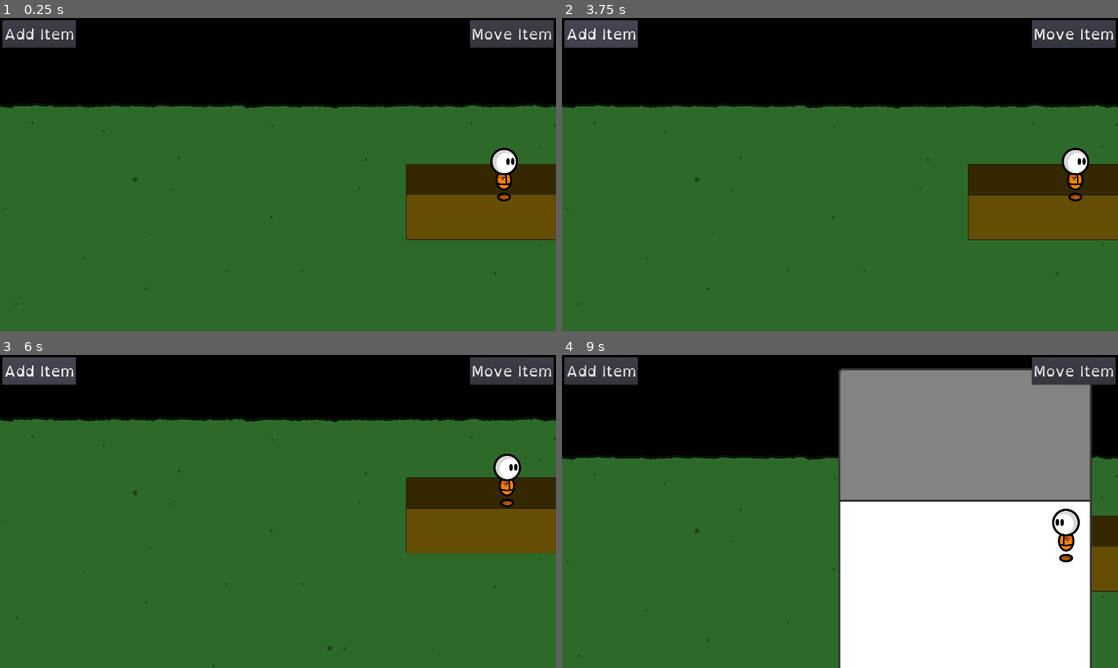
Above: before the commit, frames 1-4 (two rows, left to right).
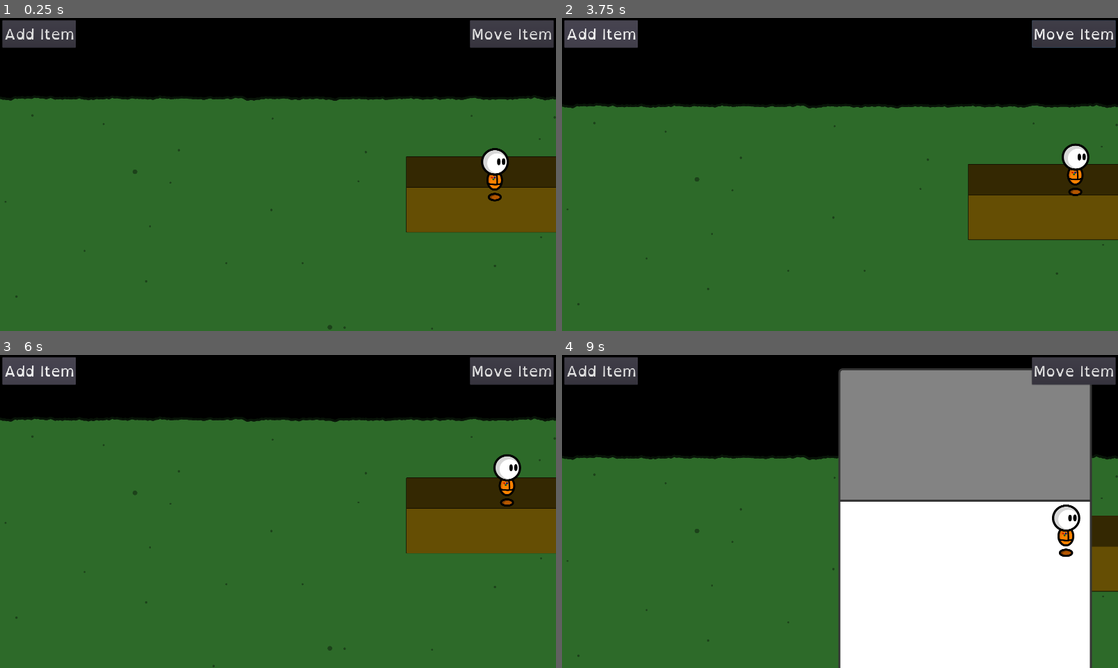
Above: after the commit, the same moments.

Repository: fupicat/szabandoned-0
Game: Godot game, scene res://Scenes/Places/House.tscn
Same seed, same stepped clock (60 frames per second), same inputs: the game is played once before the commit and once after it.
Inputs:
- Up to frame 1 (0.25 s): no input
- Up to frame 2 (3.75 s): click "Add Item" at 0.5 s; click "Accept" at 1.25 s; click "Move Item" at 2 s; click "Accept" at 2.75 s; hold Right (right) from 3.53 s (still down); hold X (action) from 3.53 s (still down)
- Up to frame 3 (6 s): release Right (right) at 4.28 s; release X (action) at 4.28 s; hold Down (down) 4.28-5.03 s; tap Tab (mode) at 4.35 s; hold Right (right) 5.03-5.78 s; hold Z (run) 5.03-5.78 s; hold Up (up) from 5.78 s (still down); tap X (action) at 5.85 s
- Up to frame 4 (9 s): release Up (up) at 6.53 s; hold Tab (mode) 6.53-7.28 s; hold Left (left) 6.53-8 s; tap Z (run) at 7.35 s; click "Small Room" at 8 s; tap Enter at 8.75 s; hold Down (down) from 8.78 s (still down); hold X (action) from 8.78 s (still down)

The runs differ from the first frame. In frame 1, 5.1% of the frame differs, in the area x 0-100%, y 25-100%; in frame 2, 0.5%; in frame 3, less than 0.1%; in frame 4, 0.5%.

Commit message:
Added animation + sitting

Diff:
--- a/Scenes/Places/House.tscn
+++ b/Scenes/Places/House.tscn
@@ -39,12 +39,15 @@
 }
 
 [node name="Player" parent="." instance=ExtResource( 2 )]
-position = Vector2( 3195.15, 1522.52 )
+position = Vector2( 3141.06, 1566.63 )
+z_index = -22
 collision/safe_margin = 0.8
 
 [node name="Grama" type="StaticBody2D" parent="."]
+editor/display_folded = true
 position = Vector2( 0, 2838.04 )
 __meta__ = {
+"_edit_group_": true,
 "_edit_lock_": true
 }
 
@@ -69,7 +72,6 @@
 shape = SubResource( 1 )
 
 [node name="Path" type="Area2D" parent="Grama"]
-editor/display_folded = true
 position = Vector2( 2617.2, -1514.01 )
 z_index = -4095
 
@@ -86,6 +88,9 @@
 [node name="CollisionShape2D" type="CollisionShape2D" parent="Grama/Path"]
 position = Vector2( 531.267, 231.481 )
 shape = SubResource( 2 )
+__meta__ = {
+"_edit_group_": true
+}
 
 [node name="HouseUI" type="CanvasLayer" parent="."]
 editor/display_folded = true
--- a/Scenes/Player.tscn
+++ b/Scenes/Player.tscn
@@ -60,16 +60,193 @@
 "values": [ true ]
 }
 
+[sub_resource type="Animation" id=3]
+resource_name = "Idle"
+length = 2.0
+loop = true
+tracks/0/type = "value"
+tracks/0/path = NodePath("Scrat:position")
+tracks/0/interp = 1
+tracks/0/loop_wrap = true
+tracks/0/imported = false
+tracks/0/enabled = true
+tracks/0/keys = {
+"times": PoolRealArray( 0, 1, 2 ),
+"transitions": PoolRealArray( -2, -2, 1 ),
+"update": 0,
+"values": [ Vector2( 0, -132.2 ), Vector2( 0, -124 ), Vector2( 0, -132.2 ) ]
+}
+tracks/1/type = "value"
+tracks/1/path = NodePath("Scrat:rotation_degrees")
+tracks/1/interp = 1
+tracks/1/loop_wrap = true
+tracks/1/imported = false
+tracks/1/enabled = true
+tracks/1/keys = {
+"times": PoolRealArray( 0 ),
+"transitions": PoolRealArray( 1 ),
+"update": 0,
+"values": [ 0.0 ]
+}
+tracks/2/type = "value"
+tracks/2/path = NodePath("Scrat:scale")
+tracks/2/interp = 1
+tracks/2/loop_wrap = true
+tracks/2/imported = false
+tracks/2/enabled = true
+tracks/2/keys = {
+"times": PoolRealArray( 0, 1, 2 ),
+"transitions": PoolRealArray( -2, -2, 1 ),
+"update": 0,
+"values": [ Vector2( 1, 1 ), Vector2( 1.05, 0.95 ), Vector2( 1, 1 ) ]
+}
+
+[sub_resource type="Animation" id=7]
+resource_name = "SitFront"
+length = 0.7
+tracks/0/type = "value"
+tracks/0/path = NodePath("Scrat:position")
+tracks/0/interp = 1
+tracks/0/loop_wrap = true
+tracks/0/imported = false
+tracks/0/enabled = true
+tracks/0/keys = {
+"times": PoolRealArray( 0, 0.3, 0.7 ),
+"transitions": PoolRealArray( 0.5, 2, 1 ),
+"update": 0,
+"values": [ Vector2( 0, -132.2 ), Vector2( -50.6742, -293.405 ), Vector2( -163.666, -149.885 ) ]
+}
+tracks/1/type = "value"
+tracks/1/path = NodePath("Scrat:rotation_degrees")
+tracks/1/interp = 1
+tracks/1/loop_wrap = true
+tracks/1/imported = false
+tracks/1/enabled = true
+tracks/1/keys = {
+"times": PoolRealArray( 0, 0.4, 0.7 ),
+"transitions": PoolRealArray( 0.5, 2, 1 ),
+"update": 0,
+"values": [ 0.0, -20.8, 0.0 ]
+}
+tracks/2/type = "value"
+tracks/2/path = NodePath("Scrat:scale")
+tracks/2/interp = 1
+tracks/2/loop_wrap = true
+tracks/2/imported = false
+tracks/2/enabled = true
+tracks/2/keys = {
+"times": PoolRealArray( 0, 0.3, 0.7 ),
+"transitions": PoolRealArray( 0.5, 2, 1 ),
+"update": 0,
+"values": [ Vector2( 1, 1 ), Vector2( 0.789181, 1.11372 ), Vector2( 1.16706, 0.839955 ) ]
+}
+
+[sub_resource type="Animation" id=8]
+resource_name = "SitLeft"
+length = 0.7
+tracks/0/type = "value"
+tracks/0/path = NodePath("Scrat:position")
+tracks/0/interp = 1
+tracks/0/loop_wrap = true
+tracks/0/imported = false
+tracks/0/enabled = true
+tracks/0/keys = {
+"times": PoolRealArray( 0, 0.3, 0.7 ),
+"transitions": PoolRealArray( 0.5, 2, 1 ),
+"update": 0,
+"values": [ Vector2( 0, -132.2 ), Vector2( 80, -293.405 ), Vector2( 125, -149.885 ) ]
+}
+tracks/1/type = "value"
+tracks/1/path = NodePath("Scrat:rotation_degrees")
+tracks/1/interp = 1
+tracks/1/loop_wrap = true
+tracks/1/imported = false
+tracks/1/enabled = true
+tracks/1/keys = {
+"times": PoolRealArray( 0, 0.4, 0.7 ),
+"transitions": PoolRealArray( 0.5, 2, 1 ),
+"update": 0,
+"values": [ 0.0, 20.0, 0.0 ]
+}
+tracks/2/type = "value"
+tracks/2/path = NodePath("Scrat:scale")
+tracks/2/interp = 1
+tracks/2/loop_wrap = true
+tracks/2/imported = false
+tracks/2/enabled = true
+tracks/2/keys = {
+"times": PoolRealArray( 0, 0.3, 0.7 ),
+"transitions": PoolRealArray( 0.5, 2, 1 ),
+"update": 0,
+"values": [ Vector2( 1, 1 ), Vector2( 0.789181, 1.11372 ), Vector2( 1.16706, 0.839955 ) ]
+}
+
+[sub_resource type="Animation" id=4]
+resource_name = "SitRight"
+length = 0.7
+tracks/0/type = "value"
+tracks/0/path = NodePath("Scrat:position")
+tracks/0/interp = 1
+tracks/0/loop_wrap = true
+tracks/0/imported = false
+tracks/0/enabled = true
+tracks/0/keys = {
+"times": PoolRealArray( 0, 0.3, 0.7 ),
+"transitions": PoolRealArray( 0.5, 2, 1 ),
+"update": 0,
+"values": [ Vector2( 0, -132.2 ), Vector2( -50.6742, -293.405 ), Vector2( -124.475, -149.885 ) ]
+}
+tracks/1/type = "value"
+tracks/1/path = NodePath("Scrat:rotation_degrees")
+tracks/1/interp = 1
+tracks/1/loop_wrap = true
+tracks/1/imported = false
+tracks/1/enabled = true
+tracks/1/keys = {
+"times": PoolRealArray( 0, 0.4, 0.7 ),
+"transitions": PoolRealArray( 0.5, 2, 1 ),
+"update": 0,
+"values": [ 0.0, -20.8, 0.0 ]
+}
+tracks/2/type = "value"
+tracks/2/path = NodePath("Scrat:scale")
+tracks/2/interp = 1
+tracks/2/loop_wrap = true
+tracks/2/imported = false
+tracks/2/enabled = true
+tracks/2/keys = {
+"times": PoolRealArray( 0, 0.3, 0.7 ),
+"transitions": PoolRealArray( 0.5, 2, 1 ),
+"update": 0,
+"values": [ Vector2( 1, 1 ), Vector2( 0.789181, 1.11372 ), Vector2( 1.16706, 0.839955 ) ]
+}
+
+[sub_resource type="Animation" id=9]
+resource_name = "Walk"
+length = 0.26
+loop = true
+step = 0.01
+tracks/0/type = "value"
+tracks/0/path = NodePath("Scrat:position")
+tracks/0/interp = 1
+tracks/0/loop_wrap = true
+tracks/0/imported = false
+tracks/0/enabled = true
+tracks/0/keys = {
+"times": PoolRealArray( 0, 0.13, 0.26 ),
+"transitions": PoolRealArray( 0, 0, 1 ),
+"update": 0,
+"values": [ Vector2( 0, -132.2 ), Vector2( 0, -160 ), Vector2( 0, -132.2 ) ]
+}
+
 [node name="Player" type="KinematicBody2D"]
 z_index = 1
 collision/safe_margin = 2.0
 script = ExtResource( 1 )
-__meta__ = {
-"_edit_group_": true
-}
 
 [node name="Scrat" type="Sprite" parent="."]
-position = Vector2( 0, -132.2 )
+position = Vector2( -124.475, -149.885 )
+scale = Vector2( 1.16706, 0.839955 )
 texture = ExtResource( 2 )
 
 [node name="CollisionShape2D" type="CollisionShape2D" parent="."]
@@ -86,6 +263,7 @@
 smoothing_enabled = true
 
 [node name="Actions" type="Node2D" parent="."]
+editor/display_folded = true
 visible = false
 z_index = 4096
 script = ExtResource( 3 )
@@ -172,4 +350,11 @@
 process_mode = 0
 wait_time = 0.1
 one_shot = true
+
+[node name="Anim" type="AnimationPlayer" parent="."]
+anims/Idle = SubResource( 3 )
+anims/SitFront = SubResource( 7 )
+anims/SitLeft = SubResource( 8 )
+anims/SitRight = SubResource( 4 )
+anims/Walk = SubResource( 9 )
 [connection signal="timeout" from="Actions/Timer" to="Actions" method="_on_Timer_timeout"]
--- a/Scripts/Places/House.gd
+++ b/Scripts/Places/House.gd
@@ -136,4 +136,15 @@
 
 func SitOn(var obj):
     $Player.disconnect('got_there', $".", 'SitOn')
-    print('Sat on ' + str(obj))
+    var path = obj.get_node('Sprite').texture.resource_path
+    $Player.z_index = obj.z_index - 1
+    if path.ends_with('Side.png'):
+        if obj.scale.x == 1:
+            $Player.animation('SitRight')
+        else:
+            $Player.animation('SitLeft')
+    elif path.ends_with('Front.png'):
+        $Player.z_index = obj.z_index + 1
+        $Player.animation('SitFront')
+    elif path.ends_with('Back.png'):
+        $Player.animation('SitFront')
--- a/Scripts/Player.gd
+++ b/Scripts/Player.gd
@@ -6,12 +6,14 @@
 const SLIP = 0.20
 
 var can_walk = true
+var can_animate = true
 var target = null
 
 signal got_there
 
 func _physics_process(delta):
-    z_index = global_position.y / 10
+    if can_walk:
+        z_index = global_position.y / 10
     var run = RUNADD * int(Input.is_action_pressed("run"))
     var ydir = int(Input.is_action_pressed("down")) - int(Input.is_action_pressed("up"))
     move.y = lerp(move.y, (SPEED + run) * ydir, SLIP) * int(can_walk)
@@ -29,15 +31,18 @@
         else:
             $Scrat.scale.x = -1
 
-
     if target != null and !can_walk:
         can_walk = false
         move = (target - position).normalized() * (SPEED + RUNADD)
         if (target - position).length() < 5:
+            move = Vector2(0, 0)
+            global_position = target
             target = null
             emit_signal('got_there')
 
     move_and_slide(move)
+
+    anim_walk()
 
 func _input(event):
     if event.is_action_pressed("action") and !get_parent().edit_mode and !$Actions.phantom_select:
@@ -64,3 +69,14 @@
     if obj.has_node('IntPos'):
         $CollisionShape2D.disabled = true
         target = obj.get_node('IntPos').global_position
+
+func anim_walk():
+    if can_animate:
+        if abs(move.x) < 5 and abs(move.y) < 5:
+            $Anim.play("Idle")
+        else:
+            $Anim.play("Walk")
+
+func animation(var name):
+    can_animate = false
+    $Anim.play(name)
Not shown: 1 places in Scenes/Player.tscn that only renumber resources
